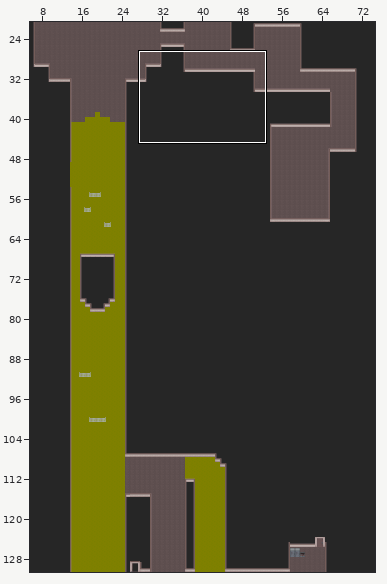
A Tiled map gets an edit: scenes/map/sewageSection.tmx. The first picture is a wide view before the edit; the outline marks the close-up.
Close-up. Before:
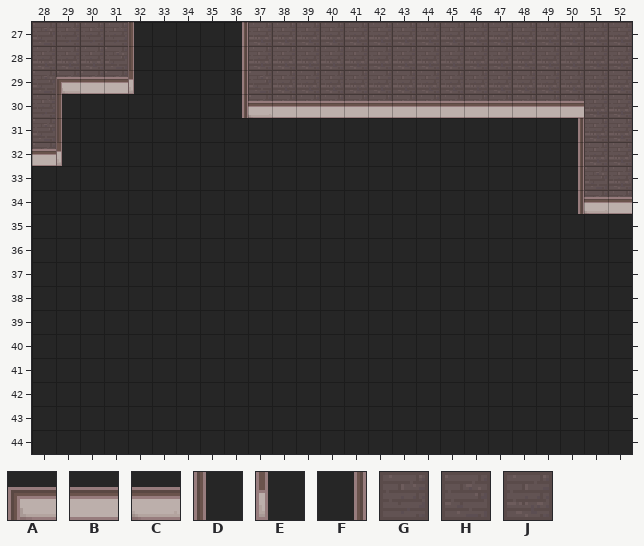
Cells are 16x16 px. Shown: x 28..52, y 27..44. The commit also changed other parts of the map, which this record leaves out.
Key: from "tileset": A 119, B 120, C 123, D 151, E 154 flipped left-right, F 156, G 314, H 346, J 439.
_ is an empty cell.
Layer "Floor, background and sewage" before, first column x 28:
27 HGGG_____JJJJJJJJJJJJJJJJ
28 JJJH_____JJJJJJJJJJJJJJJJ
29 HHHH_____HJJJJJJJJJJJJJJJ
30 G________HJJJJJJJJJJJJJJJ
31 H______________________JJ
32 H______________________JJ
33 _______________________HJ
34 _______________________HJ
35 _________________________
36 _________________________
37 _________________________
38 _________________________
39 _________________________
40 _________________________
41 _________________________
42 _________________________
43 _________________________
44 _________________________
Layer "Barriers" before, first column x 28:
27 ____D___F________________
28 ____D___F________________
29 _ABBE___F________________
30 _D______FCBBBBBBBBBBBBB__
31 _D____________________F__
32 BE____________________F__
33 ______________________F__
34 ______________________FCB
35 _________________________
36 _________________________
37 _________________________
38 _________________________
39 _________________________
40 _________________________
41 _________________________
42 _________________________
43 _________________________
44 _________________________
Now the later version:
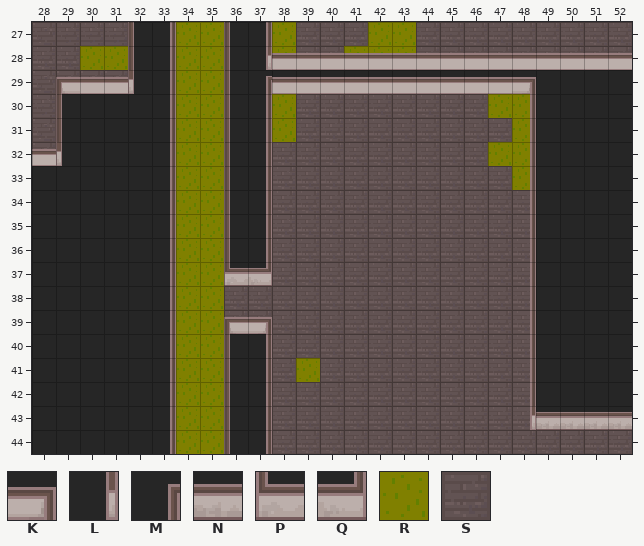
Further tiles: from "tileset": K 124, L 154, M 218, N 219, P 247, Q 250, R 406, S 407.
From old to new:
Changed rows in their new state; . is an unchanged cell.
Layer "Floor, background and sewage":
first column x 30:
27 ....RR._R...RR.........
28 RR..RR._R..RRR.........
29 ....RR.________________
30 ....RR._R........RR____
31 ....RR..RJJJJJJJJJR..__
32 ....RR..JJJJJJJJJRR..__
33 ....RR..SJJJJJJJJJR..__
34 ....RR..JJJJJJJJJJJ..__
35 ....RR..SJJJJJJJJJJ....
36 ....RR..JJJJJJJJJJJ....
37 ....RR..JJJJJJJJJJJ....
38 ....RRJJJJJJJJJJJJJ....
39 ....RRJJJJJJJJJJJJJ....
40 ....RR..JJJJJJJJJJJ....
41 ....RR..JRJJJJJJJJJ....
42 ....RR..JJJJJJJJJJJ....
43 ....RR..JJJJJJJJJJJ....
44 ....RR..JJJJJJJJJJJJJJJ
Layer "Barriers":
first column x 33:
27 F..DF...............
28 F..DLBBBBBBBBBBBBBBB
29 F..DMBBBBBBBBBBK....
30 F..DF__________F__..
31 F..DF..........F._..
32 F..DF..........F._..
33 F..DF..........F._..
34 F..DF..........F.___
35 F..DF..........F....
36 F..DF..........F....
37 F..PQ..........F....
38 F..............F....
39 F..AK..........F....
40 F..DF..........F....
41 F..DF..........F....
42 F..DF..........F....
43 F..DF..........LNNNN
44 F..DF...............
Boxes around the changes in both close-ups, in picture pixels (x1, y1, x2, y2):
changed: (170, 22, 632, 454)
changed: (80, 46, 128, 70)
